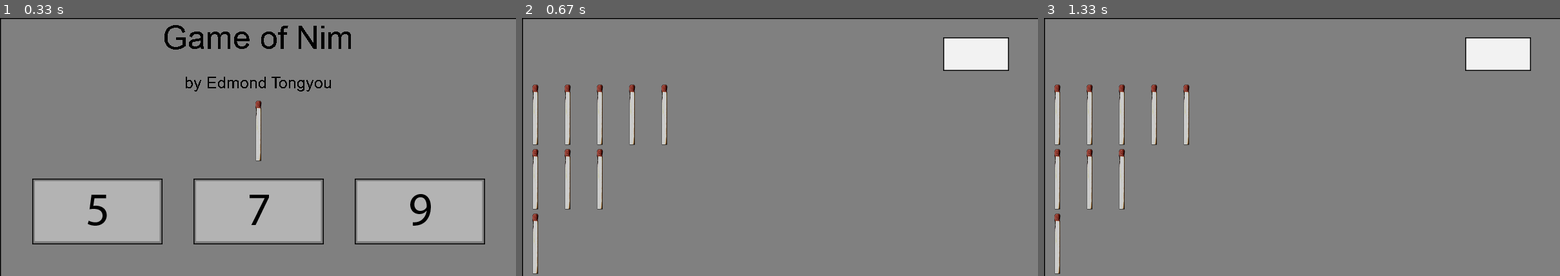
Above: before the commit, frames 1-3 (left to right).
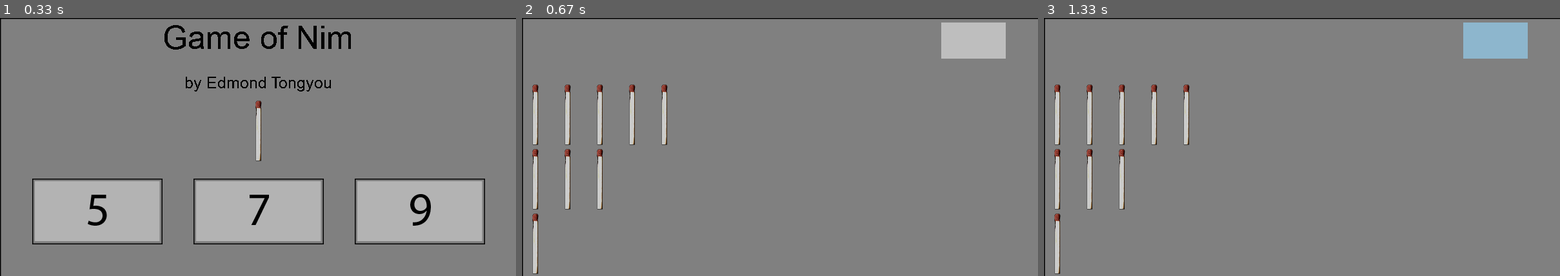
Above: after the commit, the same moments.

Repository: EdmondTongyou/Game-Of-Nim-PyGame
Game: pygame game, started from gameOfNim.py
Same seed, same stepped clock (60 frames per second), same inputs: the game is played once before the commit and once after it.
Inputs (mouse positions are in pixels of both pictures, inside the frame that each line leads up to):
- Up to frame 1 (0.33 s): no input
- Up to frame 2 (0.67 s): press the mouse at (620, 211) at 0.37 s; move the mouse to (620, 208) at 0.47 s; release the mouse at (620, 208) at 0.6 s
- Up to frame 3 (1.33 s): click (1498, 41) at 0.72 s; tap Space at 1 s

Frame 1 is identical in both runs. In frame 2, 2.4% of the frame differs, in the area x 81-95%, y 1-21%; in frame 3, 2.4%.

Commit message:
Enabled User Input in textbox

Diff:
--- a/gameOfNim.py
+++ b/gameOfNim.py
@@ -3,20 +3,26 @@
 
 pygame.init()
 pygame.display.set_caption('Game of Nim')
-flag = 0
+
 
 # Variables
+clock = pygame.time.Clock()
 initial = True
-active = True
+active = False
+aiMove = ''
 userText = ''
+turn = 0
 xpos = 0
 ypos = 0
+flag = 0
+board = list()
+moves = list()
 
 # Fonts and Colors
 test_font = pygame.font.Font('font/arial.ttf', 50)
 author_font = pygame.font.Font('font/arial.ttf', 25)
 color_active = pygame.Color('lightskyblue3')
-color_passive = pygame.Color('chartreuse4')
+color_passive = pygame.Color('Grey')
 color = color_passive
 
 # Screens and Surfaces
@@ -31,7 +37,6 @@
 button5_surface = pygame.image.load('images/Button_5.png').convert()
 button7_surface = pygame.image.load('images/Button_7.png').convert()
 button9_surface = pygame.image.load('images/Button_9.png').convert()
-input_surface = pygame.image.load('images/Textbox.png').convert()
 text_surface = test_font.render(userText, True, 'Black')
 
 
@@ -42,9 +47,39 @@
 button5_rect = button5_surface.get_rect (midleft = (50, 300))
 button7_rect = button7_surface.get_rect (midleft = (300, 300))
 button9_rect = button9_surface.get_rect (midleft = (550, 300))
-input_rect = input_surface.get_rect     (topright = (750, 25))
-text_rect = text_surface.get_rect       (center = (700, 25) )
+text_rect = text_surface.get_rect       (center = (650, 35) )
 
+# Helper methods
+def aiAction(board, move):
+    pass
+
+def playerAction(move):
+    global moves
+    global board
+    move = eval(move)
+    x = board[move[0]]
+    if move not in moves:
+        print("Not in moves")
+        return
+
+    # Sets deadStates based off board position - move made
+    # Sets board as board position - move made
+    deadStates = move[1]
+    board[move[0]] = board[move[0]] - move[1]
+
+    # If deadStates is 0 then all moves for board position must be removed so x position gets moved
+    # Checks if there is only 1 move and only removes that if that is the case
+    if deadStates == 0:
+        deadStates = move[1]
+        x = (moves.index(move) - (moves.index(move) - deadStates - 2))
+    if len(moves) == 1:
+        moves.remove(moves[0])
+    else:
+        for index in range(0, deadStates):
+            moves.remove(((move[0]), (x-index)))
+    moves = moves
+    board = board
+    return board, moves
 
 # Draws and Updates the game
 while True:
@@ -57,9 +92,15 @@
             if event.key == pygame.K_BACKSPACE:
                 userText = userText[:-1]
                 text_surface = test_font.render(userText, True, 'Black')
+            elif event.key == pygame.K_RETURN:
+                playerAction(userText)
+                aiAction(aiMove)
             else:
-                userText += event.unicode
-                text_surface = test_font.render(userText, True, 'Black')
+                if len(userText) >= 6:
+                    pass
+                else:
+                    userText += event.unicode
+                    text_surface = test_font.render(userText, True, 'Black')
 
         if event.type == pygame.VIDEORESIZE:
             screen = pygame.display.set_mode((event.w, event.h), pygame.RESIZABLE)
@@ -71,11 +112,8 @@
                 flag = 2
             elif button9_rect.collidepoint(event.pos):
                 flag = 3
-            elif input_rect.collidepoint(event.pos):
+            elif text_rect.collidepoint(event.pos):
                 active = True
-            else:
-                active = False
-                pass
 
     if active:
         color = color_active
@@ -98,10 +136,13 @@
     elif flag == 1:
         mouse_pos = pygame.mouse.get_pos()
         resize_screen.blit(backg_surface, (0, 0))
-
+        pygame.draw.rect(resize_screen, color, text_rect)
         # Initalizes Board and Draws current Board
         if initial == True:
             board = [0, 5, 3, 1]
+            for index in range(0, len(board)):
+                x = index
+                moves += ([((x, y)) for y in range(1, board[index] + 1)])
             for index in range (0, len(board)):
                 for count in range (0, board[index]):
                     match_rect = match_surface.get_rect     (topleft = (xpos, ypos))
@@ -110,17 +151,14 @@
                 xpos = 0
                 ypos += 100
             ypos = 0
-            resize_screen.blit(input_surface, input_rect)
             resize_screen.blit(text_surface, text_rect)
+            text_rect.w = max(100, text_surface.get_width()+10)
             screen.blit(pygame.transform.scale(resize_screen, screen.get_rect().size), (0, 0))
             pygame.display.flip()
             initial = False
 
         # Generates list of moves
         else:
-
-
-
             # Draws matches based off board
             for index in range (0, len(board)):
                 for count in range (0, board[index]):
@@ -130,9 +168,9 @@
                 xpos = 0
                 ypos += 100
             ypos = 0
-            resize_screen.blit(input_surface, (input_rect.x+5, input_rect.y+5))
+            resize_screen.blit(text_surface, (text_rect.x+5, text_rect.y+5))
+            text_rect.w = max(100, text_surface.get_width()+10)
             screen.blit(pygame.transform.scale(resize_screen, screen.get_rect().size), (0, 0))
-
             pygame.display.flip()
 
 
@@ -148,4 +186,7 @@
             board = [9, 7, 5, 3, 1]
             initial = False
 
+    if len(moves) == 0:
+        pass
     pygame.display.update()
+    clock.tick(600)
